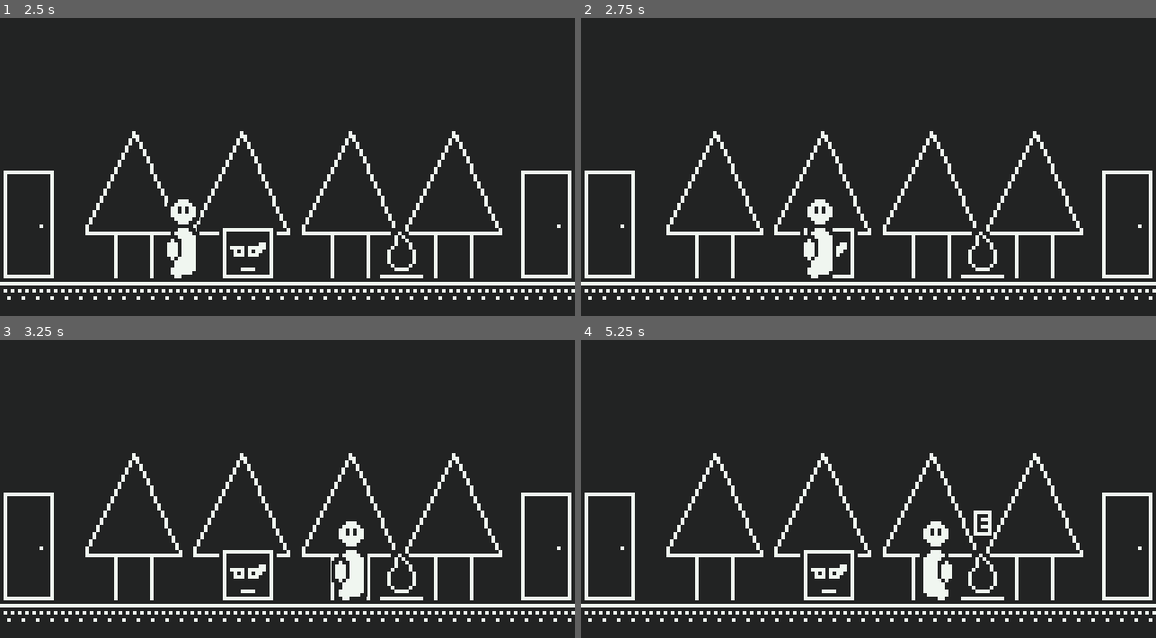
Above: before the commit, frames 1-4 (two rows, left to right).
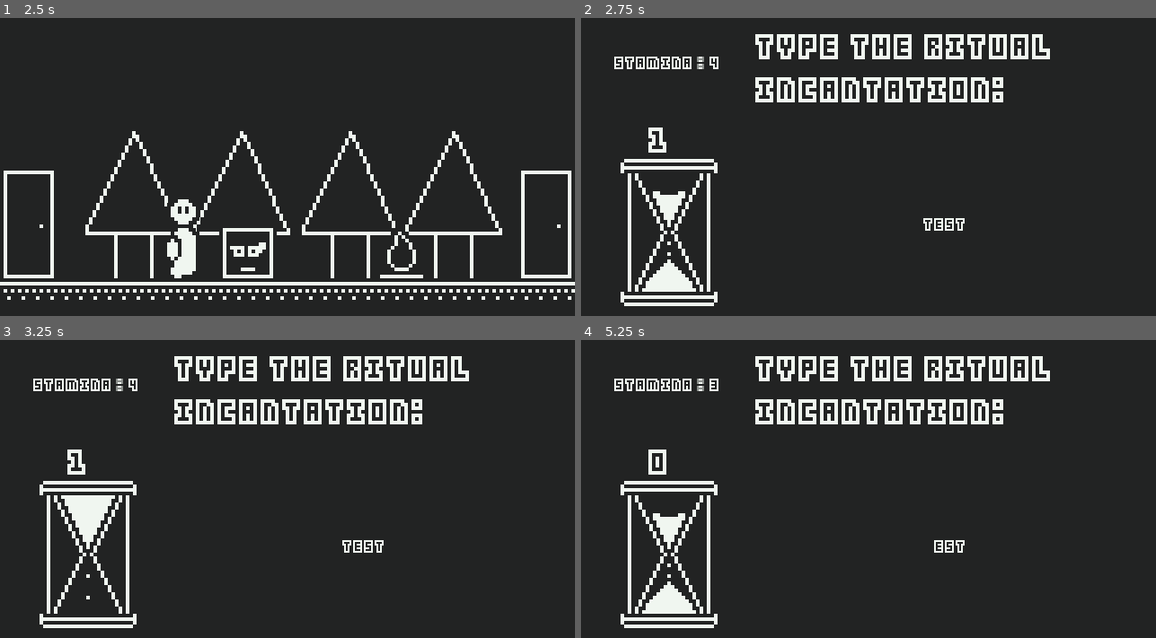
Above: after the commit, the same moments.

Repository: SolarLabyrinth/Lunariel
Game: Godot game, scene res://Scenes/Levels/Level3.tscn
Two runs of this game, one before a commit and one after it. Both use one fixed random seed, a clock stepped at 60 frames per second and the inputs below. This scene is started directly instead of the project's main scene.
Inputs (mouse positions are in pixels of both pictures, inside the frame that each line leads up to):
- Up to frame 1 (2.5 s): tap Enter (ui_accept) at 0.5, 0.77, 1.52 s; move the mouse to (414, 158) at 0.52 s; hold Right (ui_right) 0.53-1.28 s; tap E (sl_interact) at 0.6, 2.1 s; move the mouse to (172, 190) at 1.27 s; hold Left (ui_left) 1.28-2.03 s; click (172, 190) at 1.35 s; move the mouse to (345, 104) at 2.02 s; hold Right (ui_right) from 2.03 s (still down)
- Up to frame 2 (2.75 s): keep holding Right (ui_right)
- Up to frame 3 (3.25 s): keep holding Right (ui_right); move the mouse to (258, 560) at 2.77 s; click (258, 560) at 2.85 s; tap Enter (ui_accept) at 3.02 s
- Up to frame 4 (5.25 s): move the mouse to (1041, 545) at 3.52 s; release Right (ui_right) at 3.53 s; hold Left (ui_left) 3.53-4.25 s; tap E (sl_interact) at 3.6 s; tap Enter (ui_accept) at 3.77 s; click (1041, 605) at 4.25 s, where only the run before the commit has a clickable "Start"; move the mouse to (696, 447) at 5.02 s; hold Left (ui_left) from 5.03 s (still down); click (696, 447) at 5.1 s

Frame 1 is identical in both runs. In frame 2, 15% of the frame differs, in the area x 0-100%, y 5-97%; in frame 3, 15%; in frame 4, 15%.

Commit message:
first bug I don't understand

Diff:
--- a/Resources/world_stats.gd
+++ b/Resources/world_stats.gd
@@ -4,9 +4,9 @@
 @export var player_x := 110.0
 @export var player_face := 'right'
 
-@export var last_grace_level := 1
-@export var last_grace_x := 110.0
-@export var last_grace_face := 'right'
+@export var last_grace_level := current_level
+@export var last_grace_x := player_x
+@export var last_grace_face := player_face
 
 @export var current_enemy_id := 0
 
@@ -14,9 +14,9 @@
     1: false,
     2: false,
 }
-@export var enemies := reset_enemies()
+@export var enemies := generate_enemies()
 
-func reset_enemies() -> Dictionary:
+func generate_enemies() -> Dictionary:
     return {
         1: true,
         2: true,
@@ -26,3 +26,5 @@
         6: true,
         7: true,
     }
+func reset_enemies():
+    enemies = generate_enemies()
--- a/Scenes/stats_screen.gd
+++ b/Scenes/stats_screen.gd
@@ -1,7 +1,7 @@
 extends Node2D
 
-@export var player_data: PlayerStats = ResourceLoader.load("res://Resources/player_stats.tres")
-var world_stats: WorldStats = ResourceLoader.load("res://Resources/world_stats.tres")
+var player_data: PlayerStats = preload("res://Resources/player_stats.tres")
+var world_stats: WorldStats = preload("res://Resources/world_stats.tres")
 
 @onready var speed_value: RichTextLabel = %SpeedValue
 @onready var stamina_value: RichTextLabel = %StaminaValue
@@ -10,6 +10,8 @@
 @onready var levelvalue: RichTextLabel = %Levelvalue
 
 func _ready() -> void:
+	print(player_data)
+	print(world_stats)
 	update_ui()
 	player_data.changed.connect(update_ui)
 
--- a/Scenes/typeing_test.gd
+++ b/Scenes/typeing_test.gd
@@ -1,6 +1,6 @@
 extends Node2D
 
-@export var player_data: PlayerStats = ResourceLoader.load("res://Resources/player_stats.tres")
+var player_data: PlayerStats = ResourceLoader.load("res://Resources/player_stats.tres")
 
 @export var words_per_minute = 70
 @export var text = "By ancient light and purest flame, From shadow's grasp, I reclaim. Spirits of earth, air, water, an …(186 unchanged characters)…
--- a/Scenes/typing_test_2.gd
+++ b/Scenes/typing_test_2.gd
@@ -5,11 +5,11 @@
 @onready var time_remaining_value: RichTextLabel = %TimeRemainingValue
 
 var player_data: PlayerStats = ResourceLoader.load("res://Resources/player_stats.tres")
+var world_stats: WorldStats = ResourceLoader.load("res://Resources/world_stats.tres")
+
 @export var wpm := player_data.test_wpm
 @export var xp_value := player_data.test_xp_value
 @export_multiline var test_text := player_data.test_text
-
-signal test_over(success: bool)
 
 var running := false
 var already_typed := ""
@@ -46,7 +46,8 @@
 		time_remaining -= delta
 		set_time_display(time_remaining)
 	if time_remaining <= 0:
-		test_over.emit(false)
+		SceneManager.go_back_to_previous_grace()
+		world_stats.reset_enemies()
 
 var characters_to_type = "ABCDEFGHIJKLMNOPQRSTUVWXYZ'.,".split("", true, 0)
 
@@ -79,7 +80,9 @@
 
 		if left_to_type.length() <= 0:
 			running = false
-			test_over.emit(true)
+			world_stats.enemies[world_stats.current_enemy_id] = false
+			player_data.xp += xp_value
+			SceneManager.go_back_to_previous_level()
 	pass
 
 func _on_stamina_regen_timer_timeout() -> void:
--- a/Things/enemy.gd
+++ b/Things/enemy.gd
@@ -11,6 +11,6 @@
 		hide()
 
 func _on_area_2d_area_entered(_area: Area2D) -> void:
-	world_stats.current_enemy_id = enemy_id
-	# SceneManager.start_typing_test()
-	pass # Replace with function body.
+	if world_stats.enemies.get(enemy_id):
+		world_stats.current_enemy_id = enemy_id
+		SceneManager.start_typing_test()
